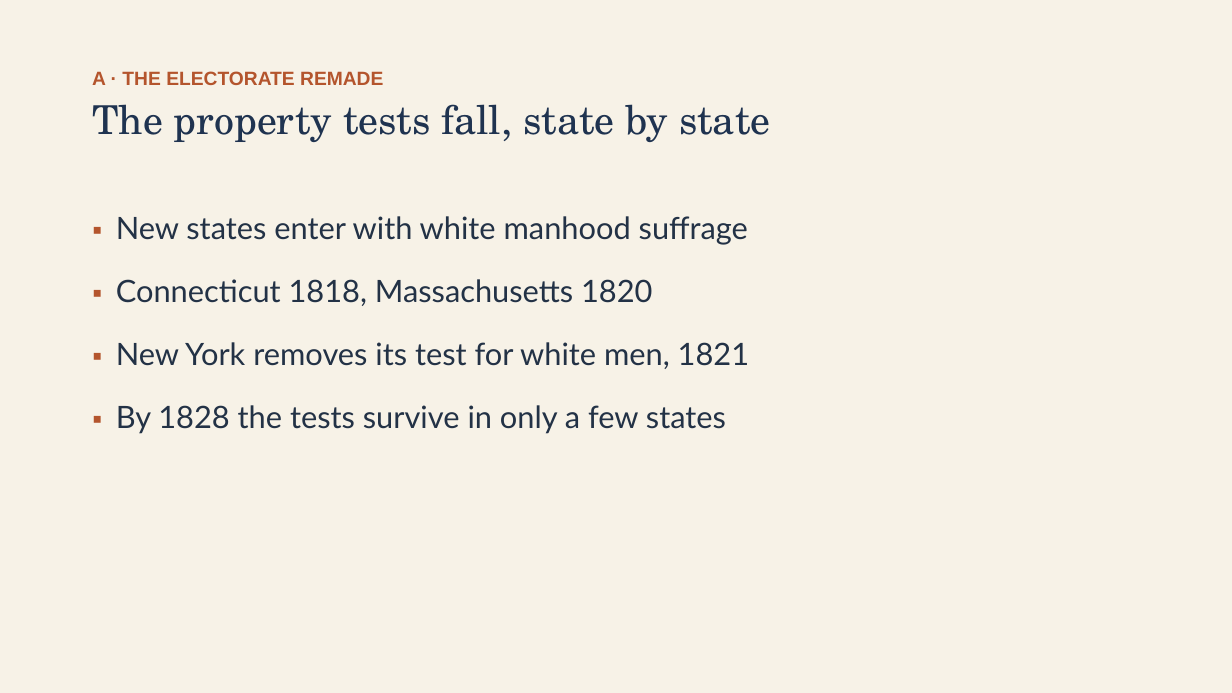
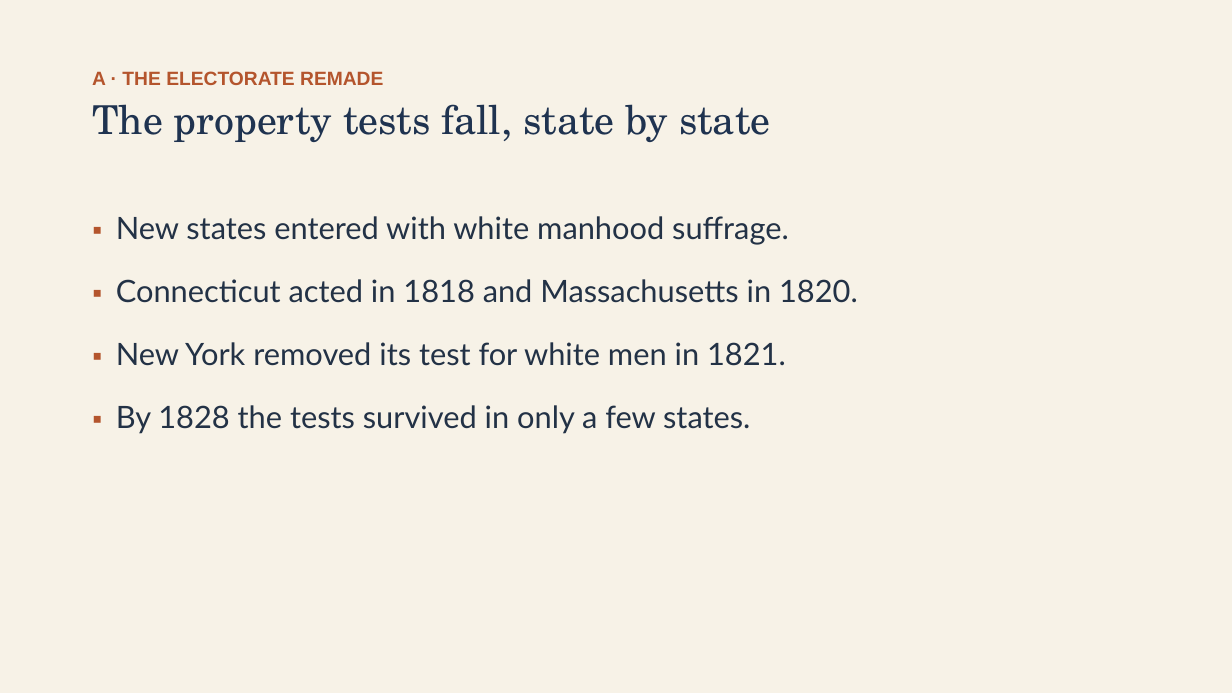
Before and after one commit to ab17gthb/humanities-curriculum-group, a slide deck: slide 5 of jackson-reform/lesson-01/lesson-01-slides.pptx. Drawn at 1232x693 pixels with LibreOffice and Linux fonts; fonts in the diff are those of the drawing. Boxes give left, top, right and bottom in pixels: in the first picture for what was removed or moved away, otherwise in the second. Text is boxed around its words. In the diff, an @@ line names an element or a change of style, - is before the commit and + after.

```diff
--- a/jackson-reform/lesson-01/lesson-01-slides.pptx
+++ b/jackson-reform/lesson-01/lesson-01-slides.pptx
@@ text at (116,216,858,434): text changed @@
-▪ New states enter with white manhood suffrage
-▪ Connecticut 1818, Massachusetts 1820
-▪ New York removes its test for white men, 1821
-▪ By 1828 the tests survive in only a few states
+▪ New states entered with white manhood suffrage.
+▪ Connecticut acted in 1818 and Massachusetts in 1820.
+▪ New York removed its test for white men in 1821.
+▪ By 1828 the tests survived in only a few states.
```
Also in this commit, not shown: 8 other slides changed, 6 other files.
